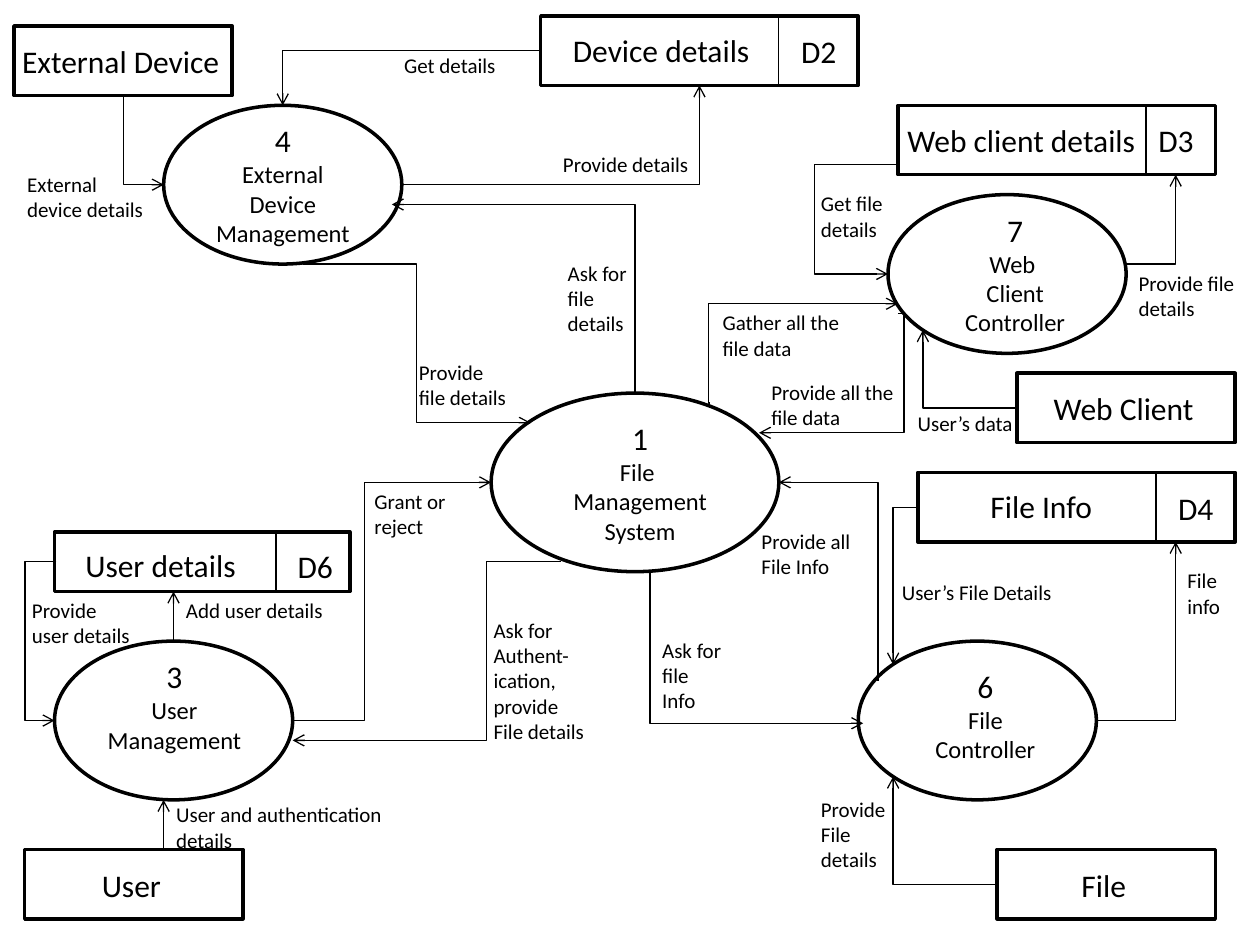
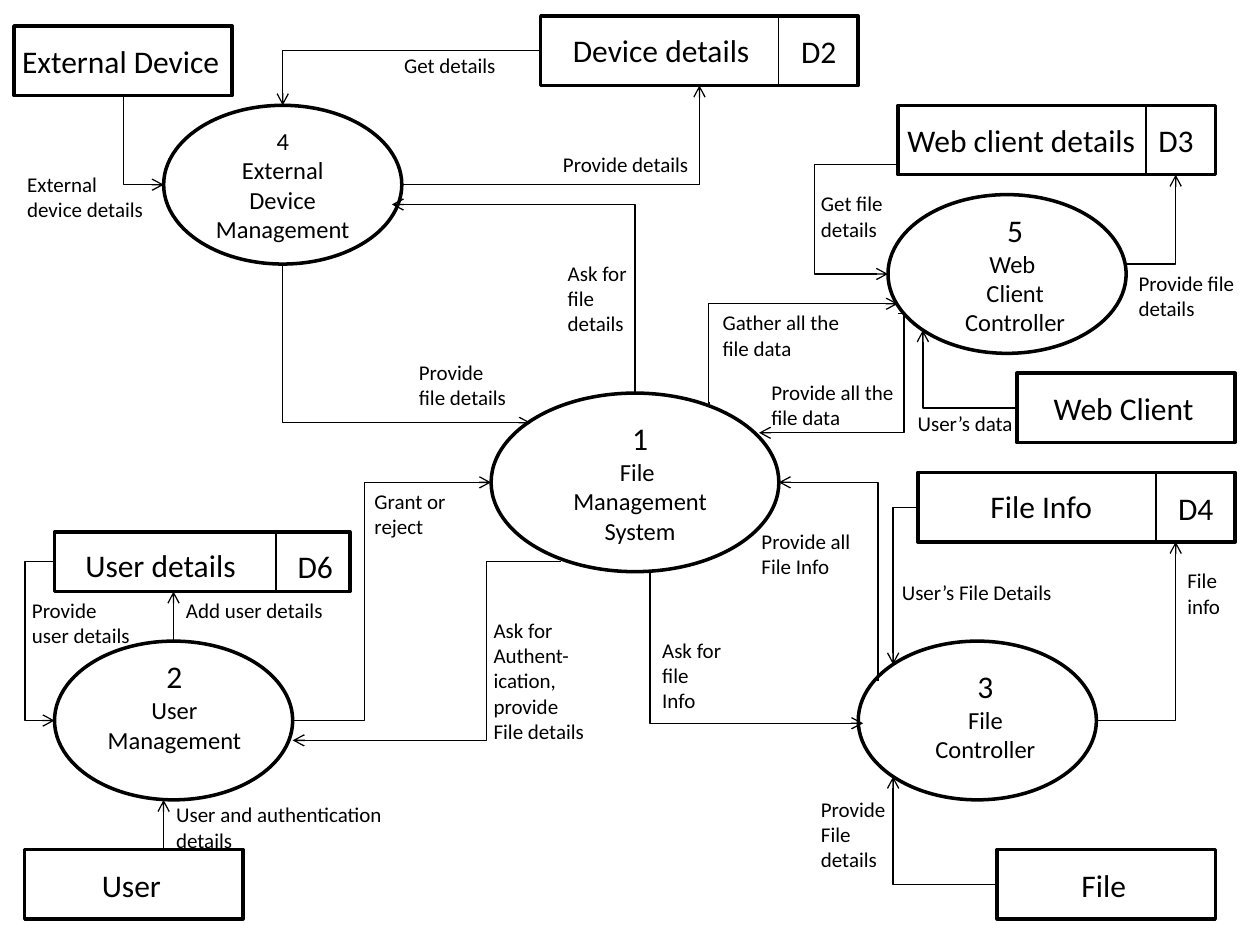
Before and after one commit to sayan801/FileManagementSystem, a slide deck: slide 2 of report/diagrams/DFD_FileManagement.pptx. Drawn at 1260x945 pixels with LibreOffice and Linux fonts; fonts in the diff are those of the drawing. Boxes give left, top, right and bottom in pixels: in the first picture for what was removed or moved away, otherwise in the second. Text is boxed around its words. In the diff, an @@ line names an element or a change of style, - is before the commit and + after.

```diff
--- a/report/diagrams/DFD_FileManagement.pptx
+++ b/report/diagrams/DFD_FileManagement.pptx
@@ text in ellipse at (216, 134, 350, 243): text added @@
+4
+External
+Device
+Management
@@ text removed at (216, 131, 350, 247) @@
-4
-External
-Device
-Management
@@ text at (1007, 221, 1023, 243): text changed @@
-7
+5
@@ elbow arrow moved from (302, 265) - (530, 423) to (282, 265) - (530, 423) @@
@@ text at (166, 667, 182, 688): text changed @@
-3
+2
@@ text at (977, 677, 993, 699): text changed @@
-6
+3
```
Also in this commit, not shown: 3 other slides changed, 1 other file.
